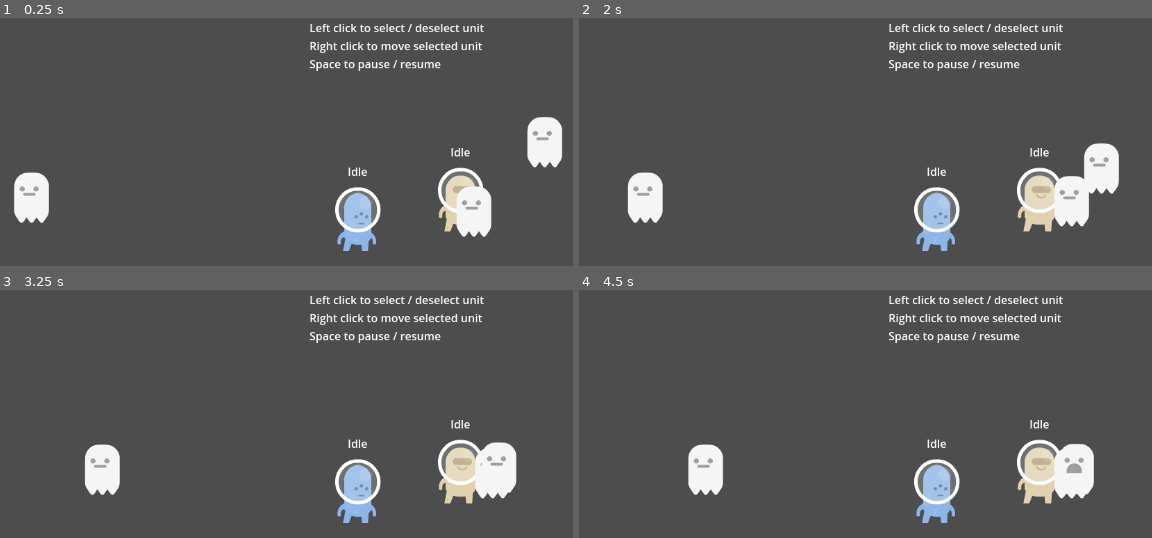
Above: before the commit, frames 1-4 (two rows, left to right).
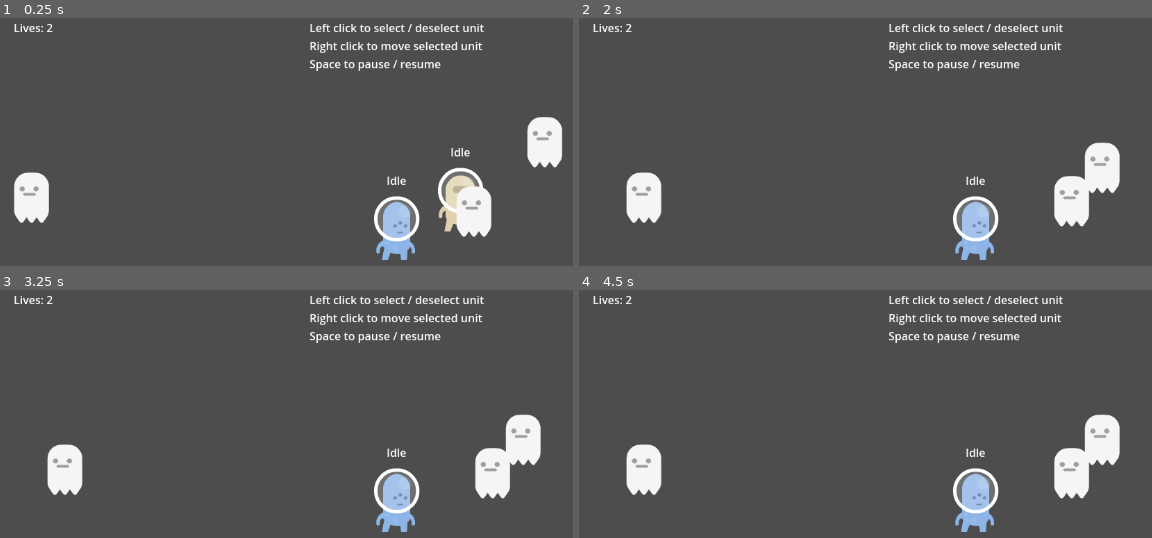
Above: after the commit, the same moments.

Repository: zhang-edward/roguelheart
Game: Godot game, scene res://scenes/Main.tscn
Two runs of this game, one before a commit and one after it. Both use one fixed random seed, a clock stepped at 60 frames per second and the inputs below.
Inputs (mouse positions are in pixels of both pictures, inside the frame that each line leads up to):
- Up to frame 1 (0.25 s): no input
- Up to frame 2 (2 s): tap Enter at 0.5, 1.25 s; move the mouse to (934, 176) at 0.52 s; click (934, 176) at 0.67 s; tap Space at 0.77, 1.52 s; move the mouse to (1037, 156) at 1.27 s; click (1037, 156) at 1.42 s
- Up to frame 3 (3.25 s): tap Enter at 2, 2.75 s; move the mouse to (475, 401) at 2.02 s; click (475, 401) at 2.17 s; move the mouse to (outside the picture) at 2.77 s; click (outside the picture) at 2.92 s; tap Space at 3.02 s
- Up to frame 4 (4.5 s): tap Enter at 3.5, 4.25 s; move the mouse to (outside the picture) at 3.52 s; click (outside the picture) at 3.67 s; tap Space at 3.77 s; move the mouse to (733, 431) at 4.27 s; click (733, 431) at 4.42 s

The runs differ from the first frame. In frame 1, 3.3% of the frame differs, in the area x 2-74%, y 2-98%; in frame 2, 5.2%; in frame 3, 8.4%; in frame 4, 8.5%, in the area x 2-95%, y 2-98%.

Commit message:
Add lives and game over state

Diff:
--- a/prefab/Enemy.tscn
+++ b/prefab/Enemy.tscn
@@ -20,7 +20,7 @@
 "duration": 1.0,
 "texture": ExtResource("1_6c54o")
 }],
-"loop": true,
+"loop": false,
 "name": &"attack",
 "speed": 5.0
 }, {
--- a/prefab/Player.tscn
+++ b/prefab/Player.tscn
@@ -39,7 +39,7 @@
 radius = 40.0
 
 [node name="Player" type="Node2D"]
-position = Vector2(-56, -13)
+position = Vector2(2.08165e-12, 2.08165e-12)
 script = ExtResource("1_73ntl")
 
 [node name="Sprite" type="AnimatedSprite2D" parent="."]
--- a/project.godot
+++ b/project.godot
@@ -15,6 +15,10 @@
 config/features=PackedStringArray("4.1", "Forward Plus")
 config/icon="res://icon.svg"
 
+[autoload]
+
+PlayerVariables="*res://scripts/PlayerVariables.gd"
+
 [display]
 
 window/size/resizable=false
--- /dev/null
+++ b/scenes/GameOver.tscn
@@ -0,0 +1,53 @@
+[gd_scene load_steps=2 format=3 uid="uid://bn0e5h4c7m8mf"]
+
+[ext_resource type="Script" path="res://scripts/RestartButton.gd" id="1_2by4p"]
+
+[node name="GameOver" type="Node2D"]
+
+[node name="CanvasLayer" type="CanvasLayer" parent="."]
+
+[node name="UI" type="Control" parent="CanvasLayer"]
+layout_mode = 3
+anchors_preset = 15
+anchor_right = 1.0
+anchor_bottom = 1.0
+grow_horizontal = 2
+grow_vertical = 2
+
+[node name="PanelContainer" type="PanelContainer" parent="CanvasLayer/UI"]
+layout_mode = 1
+anchors_preset = 8
+anchor_left = 0.5
+anchor_top = 0.5
+anchor_right = 0.5
+anchor_bottom = 0.5
+offset_left = -125.0
+offset_top = -51.0
+offset_right = 125.0
+offset_bottom = 51.0
+grow_horizontal = 2
+grow_vertical = 2
+
+[node name="MarginContainer" type="MarginContainer" parent="CanvasLayer/UI/PanelContainer"]
+layout_mode = 2
+theme_override_constants/margin_left = 16
+theme_override_constants/margin_top = 16
+theme_override_constants/margin_right = 16
+theme_override_constants/margin_bottom = 16
+
+[node name="VBoxContainer" type="VBoxContainer" parent="CanvasLayer/UI/PanelContainer/MarginContainer"]
+layout_mode = 2
+theme_override_constants/separation = 16
+alignment = 1
+
+[node name="RichTextLabel" type="RichTextLabel" parent="CanvasLayer/UI/PanelContainer/MarginContainer/VBoxContainer"]
+layout_mode = 2
+theme_override_font_sizes/normal_font_size = 30
+bbcode_enabled = true
+text = "[center][rainbow freq=0.2][wave] You lose![/wave][/rainbow][/center]"
+fit_content = true
+
+[node name="Button" type="Button" parent="CanvasLayer/UI/PanelContainer/MarginContainer/VBoxContainer"]
+layout_mode = 2
+text = "Restart"
+script = ExtResource("1_2by4p")
--- a/scenes/Main.tscn
+++ b/scenes/Main.tscn
@@ -1,5 +1,6 @@
-[gd_scene load_steps=8 format=3 uid="uid://bjbt5umbspxho"]
+[gd_scene load_steps=9 format=3 uid="uid://bjbt5umbspxho"]
 
+[ext_resource type="Script" path="res://scripts/LivesText.gd" id="1_8r2g4"]
 [ext_resource type="Script" path="res://scripts/PlayerPartyManager.gd" id="1_m5kpx"]
 [ext_resource type="PackedScene" uid="uid://uqjyppi50npj" path="res://prefab/Player.tscn" id="1_uys3c"]
 [ext_resource type="PackedScene" uid="uid://d3tiuw84gdb1o" path="res://prefab/EnemyPartyManager.tscn" id="2_aye20"]
@@ -60,6 +61,15 @@
 Right click to move selected unit
 Space to pause / resume"
 
+[node name="RichTextLabel" type="RichTextLabel" parent="GUICanvasLayer/GUI"]
+layout_mode = 0
+offset_left = 24.0
+offset_top = 24.0
+offset_right = 224.0
+offset_bottom = 64.0
+text = "Lives: "
+script = ExtResource("1_8r2g4")
+
 [node name="PlayerPartyManager" type="Node2D" parent="."]
 script = ExtResource("1_m5kpx")
 
--- /dev/null
+++ b/scripts/LivesText.gd
@@ -0,0 +1,7 @@
+extends RichTextLabel
+
+@onready var player_variables = get_node("/root/PlayerVariables")
+
+# Called when the node enters the scene tree for the first time.
+func _ready():
+	text = "Lives: " + str(player_variables.lives)
--- a/scripts/Player.gd
+++ b/scripts/Player.gd
@@ -5,7 +5,7 @@
 The Player class represents a player-controlled unit in the game.
 """
 
-var _health: int = 100
+var _health: int = 1
 
 @onready var sprite: AnimatedSprite2D = get_node("Sprite")
 @onready var area: Area2D = get_node("MousePickableArea")
@@ -31,7 +31,8 @@
 func take_damage(amt: int) -> void:
 	_health -= amt
 	if _health <= 0:
-		queue_free()
+		visible = false
+		_state_machine.transition_to("Idle")
 
 func is_dead() -> bool:
 	return _health <= 0
--- a/scripts/PlayerPartyManager.gd
+++ b/scripts/PlayerPartyManager.gd
@@ -9,6 +9,8 @@
 var selected_player: Player = null
 var players: Array = []
 
+@onready var player_variables: PlayerVariables = get_node("/root/PlayerVariables")
+
 # Called when the node enters the scene tree for the first time.
 func _ready():
 	pass # Replace with function body.
@@ -18,6 +20,13 @@
 
 # Called every frame. 'delta' is the elapsed time since the previous frame.
 func _process(_delta):
+	if all_players_dead():
+		if player_variables.lives > 0:
+			player_variables.lives -= 1
+			get_tree().reload_current_scene()
+		else:
+			get_tree().change_scene_to_file("res://scenes/GameOver.tscn")
+
 	for player in players:
 		if player != selected_player:
 			player.sprite.modulate = Color(1, 1, 1, 1)
@@ -55,3 +64,9 @@
 	if result.size() == 0:
 		return
 	return result[0]['collider'].get_parent()
+
+func all_players_dead():
+	for player in players:
+		if !player.is_dead():
+			return false
+	return true
--- /dev/null
+++ b/scripts/PlayerVariables.gd
@@ -0,0 +1,3 @@
+extends Node
+
+var lives := 2
--- /dev/null
+++ b/scripts/RestartButton.gd
@@ -0,0 +1,8 @@
+extends Button
+
+# Called when the node enters the scene tree for the first time.
+func _ready():
+	pressed.connect(handle_button_pressed)
+
+func handle_button_pressed():
+	get_tree().change_scene_to_file("res://scenes/Main.tscn")
